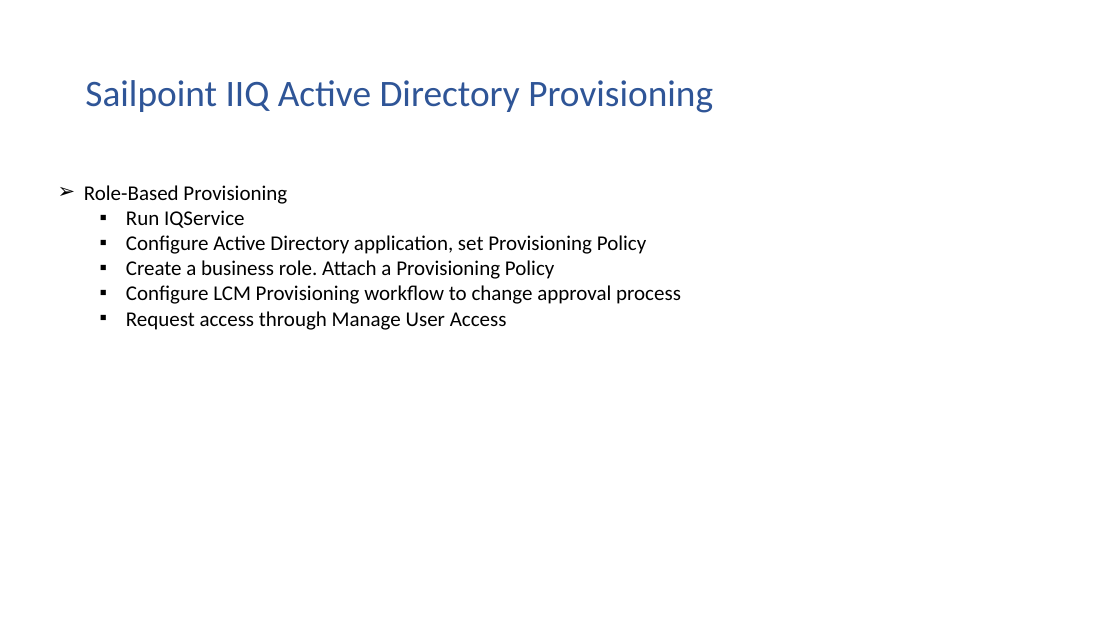
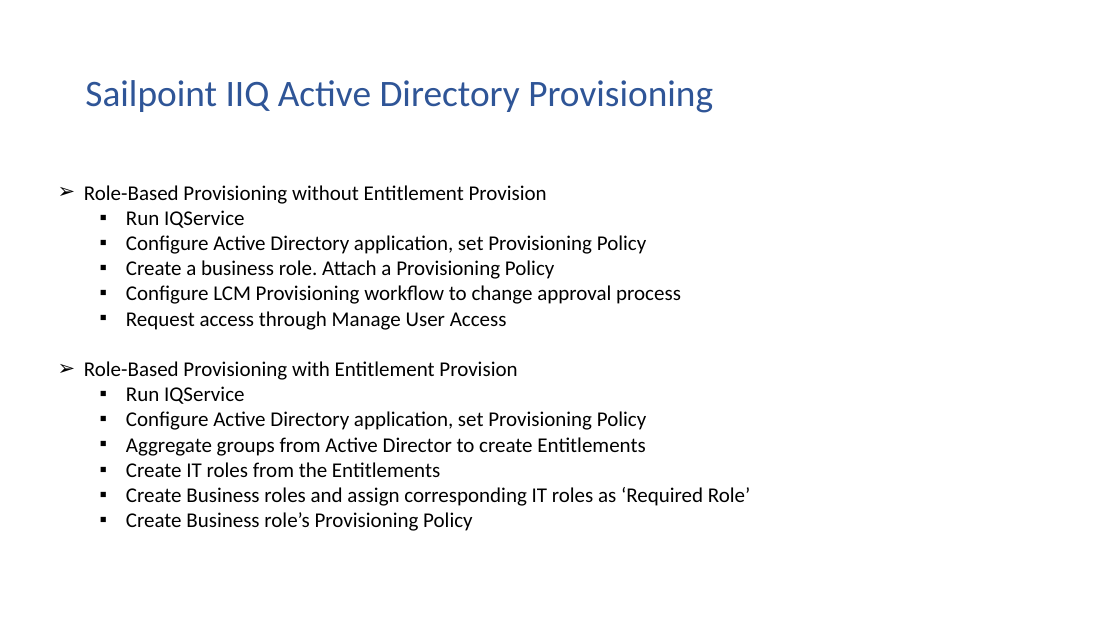
Before and after one commit to ujjwalvats16/source, a slide deck: slide 14 of Sailpoint Tutorial PPT/Identity Management.pptx. Drawn at 1120x630 pixels with LibreOffice and Linux fonts; fonts in the diff are those of the drawing. Boxes give left, top, right and bottom in pixels: in the first picture for what was removed or moved away, otherwise in the second. Text is boxed around its words. In the diff, an @@ line names an element or a change of style, - is before the commit and + after.

```diff
--- a/Sailpoint Tutorial PPT/Identity Management.pptx
+++ b/Sailpoint Tutorial PPT/Identity Management.pptx
@@ text at <box>84,185,547,204</box>: text changed @@
-➢ Role-Based Provisioning
+➢ Role-Based Provisioning without Entitlement Provision
@@ text at <box>84,361,751,531</box>: paragraphs added @@
+➢ Role-Based Provisioning with Entitlement Provision
+  ▪ Run IQService
+  ▪ Configure Active Directory application, set Provisioning Policy
+  ▪ Aggregate groups from Active Director to create Entitlements
+  ▪ Create IT roles from the Entitlements
+  ▪ Create Business roles and assign corresponding IT roles as ‘Required Role’
+  ▪ Create Business role’s Provisioning Policy
```
Also in this commit, not shown: 2 slides added.
